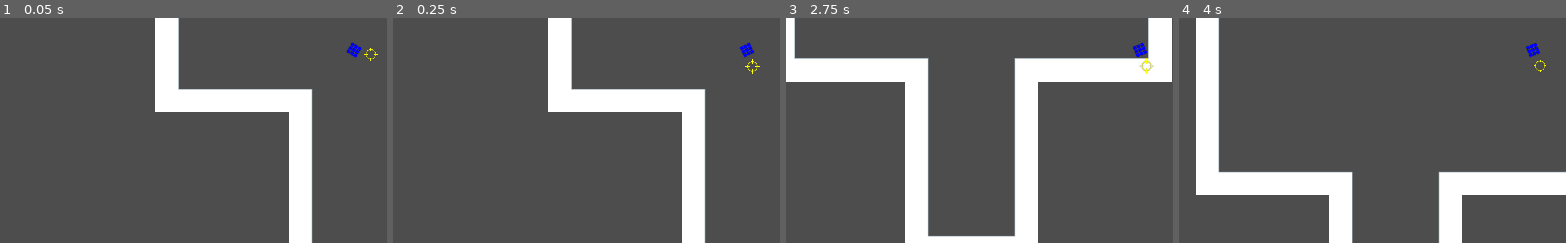
Above: before the commit, frames 1-4 (left to right).
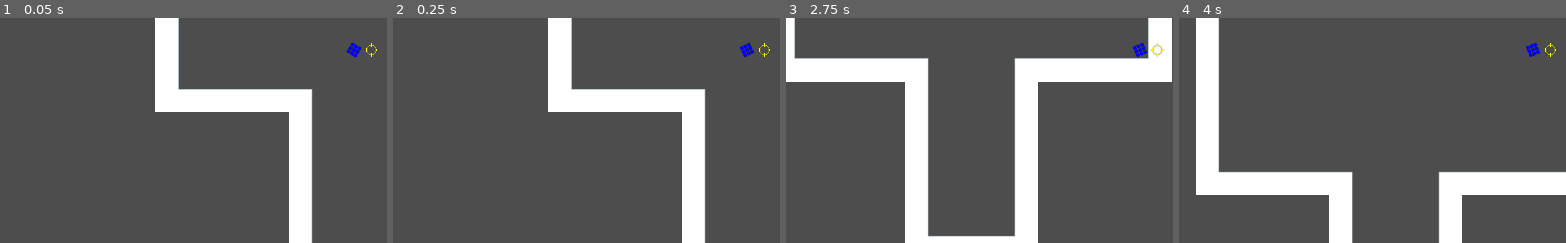
Above: after the commit, the same moments.

Repository: sebszczec/Bambo
Game: Godot game, scene res://scenes/world.tscn
The game is run twice, just before and just after one commit, with the same random seed, the same clock (stepped at 60 frames per second) and the same inputs.
Inputs:
- Up to frame 1 (0.05 s): no input
- Up to frame 2 (0.25 s): no input
- Up to frame 3 (2.75 s): hold Right (ui_right) 0.53-1.28 s; hold Down (ui_down) 1.28-2.03 s; tap Enter at 2 s; hold Right (ui_right) from 2.03 s (still down)
- Up to frame 4 (4 s): release Right (ui_right) at 2.78 s; hold Up (ui_up) 2.78-3.53 s; hold Left (ui_left) from 3.53 s (still down)
The pictures show only the part of the screen within x 3-53%, y 43-93%; the shares and areas given below are measured in that part.

The runs differ from the first frame. In frame 1, less than 0.1% of the frame differs, in the area x 94-98%, y 11-20%; in frame 2, 0.1%; in frame 3, 0.1%, in the area x 91-98%, y 11-25%; in frame 4, less than 0.1%.

Commit message:
aiming added

Diff:
--- a/project.godot
+++ b/project.godot
@@ -36,6 +36,26 @@
 "events": [Object(InputEventJoypadMotion,"resource_local_to_scene":false,"resource_name":"","device":-1,"axis":5,"axis_value":1.0,"script":null)
 ]
 }
+ui_aim_left={
+"deadzone": 0.1,
+"events": [Object(InputEventJoypadMotion,"resource_local_to_scene":false,"resource_name":"","device":-1,"axis":2,"axis_value":-1.0,"script":null)
+]
+}
+ui_aim_right={
+"deadzone": 0.1,
+"events": [Object(InputEventJoypadMotion,"resource_local_to_scene":false,"resource_name":"","device":-1,"axis":2,"axis_value":1.0,"script":null)
+]
+}
+ui_aim_up={
+"deadzone": 0.1,
+"events": [Object(InputEventJoypadMotion,"resource_local_to_scene":false,"resource_name":"","device":-1,"axis":3,"axis_value":-1.0,"script":null)
+]
+}
+ui_aim_down={
+"deadzone": 0.1,
+"events": [Object(InputEventJoypadMotion,"resource_local_to_scene":false,"resource_name":"","device":-1,"axis":3,"axis_value":1.0,"script":null)
+]
+}
 
 [layer_names]
 
--- a/scenes/world.tscn
+++ b/scenes/world.tscn
@@ -140,7 +140,7 @@
 script = ExtResource("1_af6i4")
 
 [node name="ShootingTimer" type="Timer" parent="InputHandler"]
-wait_time = 0.3
+wait_time = 0.1
 one_shot = true
 
 [node name="Player" parent="." instance=ExtResource("1_6neka")]
--- a/scripts/Player.gd
+++ b/scripts/Player.gd
@@ -21,6 +21,8 @@
 var direction = Vector2(0, 0)
 var calculatedMaxVelocity = PlayerMaxVelocity
 var calculatedAcceleration = PlayerAcceleration
+var aim_vector = Vector2(0, 0)
+var aim_angle = 0
 
 func _physics_process(delta):
 	handleZoom()
@@ -63,9 +65,15 @@
 
 
 func calculateSatelitePosition(delta):
-	sateliteAngle = sateliteAngle + SateliteRotationSpeed * delta
-	satelite.position.x = SateliteRadius * cos(sateliteAngle)
-	satelite.position.y = SateliteRadius * sin(sateliteAngle)
+	#sateliteAngle = sateliteAngle + SateliteRotationSpeed * delta
+	#satelite.position.x = SateliteRadius * cos(sateliteAngle)
+	#satelite.position.y = SateliteRadius * sin(sateliteAngle)
+
+	aim_vector.x = Input.get_axis("ui_aim_left", "ui_aim_right")
+	aim_vector.y = Input.get_axis("ui_aim_up", "ui_aim_down")
+	aim_angle = atan2(aim_vector.y, aim_vector.x)
+	satelite.position.x = SateliteRadius * cos(aim_angle)
+	satelite.position.y = SateliteRadius * sin(aim_angle)
 
 
 func calculatePlayerRotation(delta):
